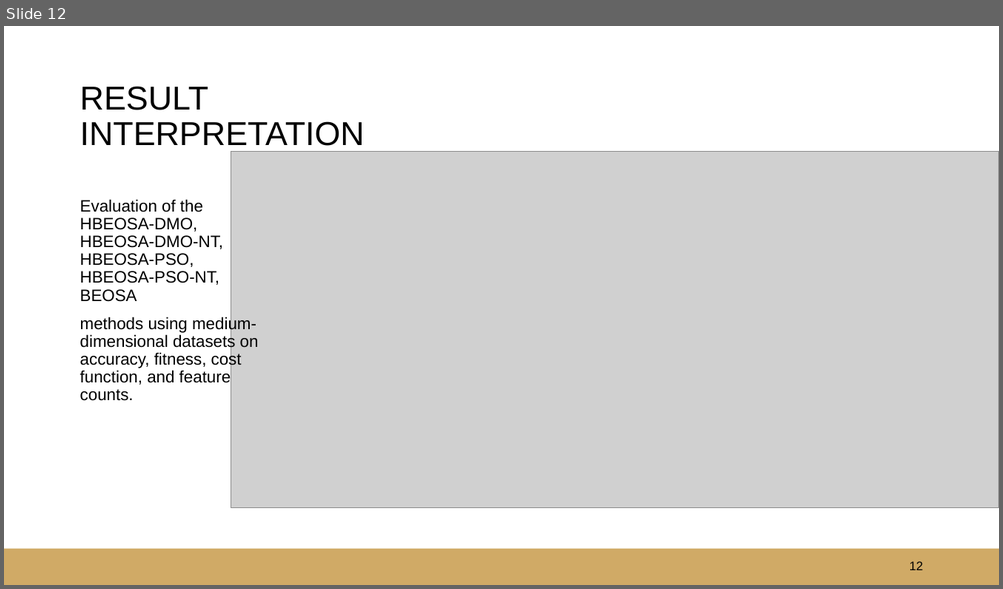
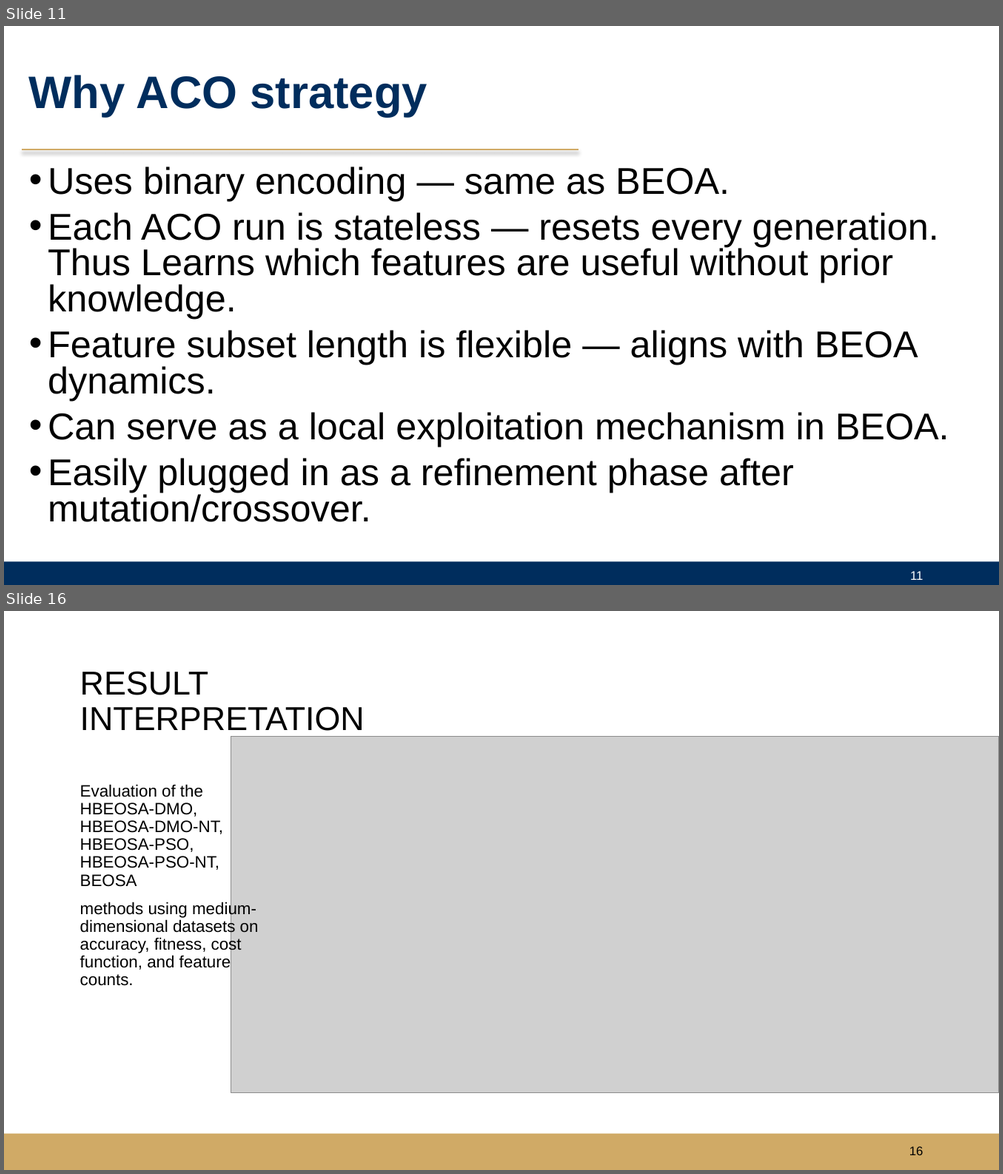
Before and after one commit to justicetetteh233/FINAL_YEAR_PROJECT_SEMI_FINISHED_VERSION, a slide deck: INSIGHT_SLIDES/An_adaptation_of_hybrid_binary_optimization_algorithms_for_3_version_presentation_1 copy.pptx. Shown one above the other, each under a label of ours: slide 12 before the commit, slides 11 and 16 after it; the slides between them are not shown. The pictures are 1003x589 and 1003x1174 pixels, drawn with LibreOffice and Linux fonts; fonts in the diff are those of the drawing; grey boxes stand for pictures; background and template pictures are left out. Boxes give left, top, right and bottom in pixels: in the first picture for what was removed or moved away, otherwise in the second. Text is boxed around its words. In the diff, an @@ line names an element or a change of style, - is before the commit and + after.

```diff
--- a/INSIGHT_SLIDES/An_adaptation_of_hybrid_binary_optimization_algorithms_for_3_version_presentation_1 copy.pptx
+++ b/INSIGHT_SLIDES/An_adaptation_of_hybrid_binary_optimization_algorithms_for_3_version_presentation_1 copy.pptx
@@ slide 11 added at (4, 26, 999, 585), background #FFFFFF @@
@@ title added at (29, 75, 427, 117), 44 pt, text #002D5D, bold @@
+Why ACO strategy
@@ line added from (22, 150) to (578, 150), #D0AA66 1.5 pt @@
@@ text added at (48, 167, 949, 523), 36 pt, text #000000 @@
+• Uses binary encoding — same as BEOA.
+• Each ACO run is stateless — resets every generation. Thus Learns which features are useful without prior knowledge.
+• Feature subset length is flexible — aligns with BEOA dynamics.
+• Can serve as a local exploitation mechanism in BEOA.
+• Easily plugged in as a refinement phase after mutation/crossover.
@@ rectangle added at (4, 562, 999, 585), fill #002D5D @@
@@ page number added at (910, 571, 922, 580), 12 pt, text #FFFFFF @@
+11
@@ what was slide 12 is now slide 16 @@
@@ page number at (909, 1147, 923, 1156): text changed @@
-12
+16
```
Also in this commit, not shown: 6 slides changed, 8 other slides added, 6 slides removed, 10 other files.
